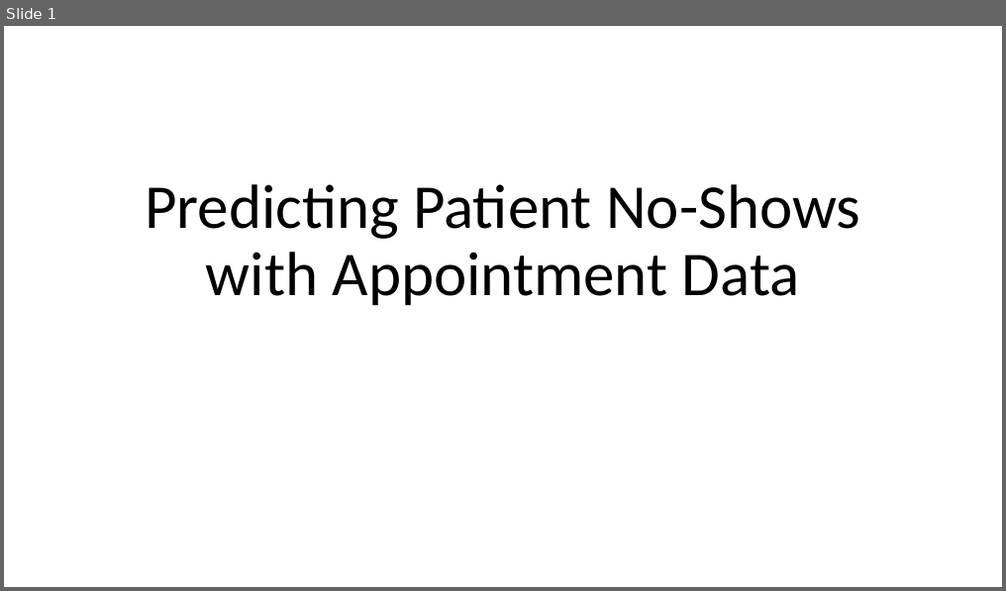
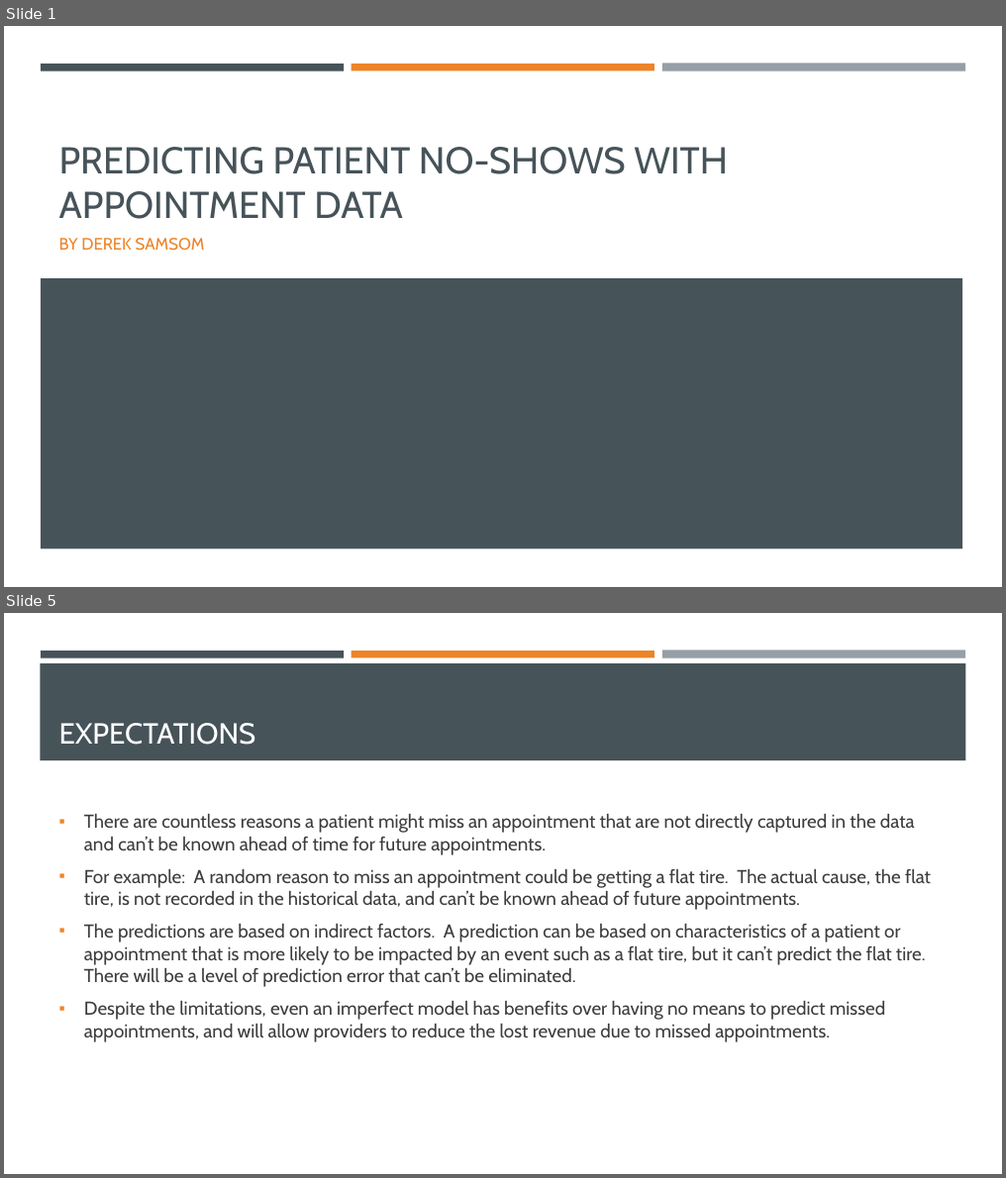
Before and after one commit to DerekSamsom/Capstone, a slide deck: Appointments_Presentation.pptx. Shown one above the other, each under a label of ours: slide 1 before the commit, slides 1 and 5 after it; the slides between them are not shown. The pictures are 1006x591 and 1006x1178 pixels, drawn with LibreOffice and Linux fonts; fonts in the diff are those of the drawing. Boxes give left, top, right and bottom in pixels: in the first picture for what was removed or moved away, otherwise in the second. Text is boxed around its words. In the diff, an @@ line names an element or a change of style, - is before the commit and + after.

Commit message:
Adding Final Draft of Appointment Capstone report and slide deck

```diff
--- a/Appointments_Presentation.pptx
+++ b/Appointments_Presentation.pptx
@@ slide 5 added at bbox=[4, 613, 1002, 1174], background #FFFFFF; not listed: 3 template elements that a slide beside it also shows @@
@@ rectangle added at bbox=[40, 663, 966, 761], fill #465359 @@
@@ title added at bbox=[59, 723, 256, 745], 28 pt, text #FFFFFF @@
+EXPECTATIONS
@@ text added at bbox=[84, 814, 931, 1043], 18 pt, text #3D3D3D @@
+▪ There are countless reasons a patient might miss an appointment that are not directly captured in the data and can’t be known ahead of time for future appointments.
+▪ For example: A random reason to miss an appointment could be getting a flat tire. The actual cause, the flat tire, is not recorded in the historical data, and can’t be known ahead of future appointments.
+▪ The predictions are based on indirect factors. A prediction can be based on characteristics of a patient or appointment that is more likely to be impacted by an event such as a flat tire, but it can’t predict the flat tire. There will be a level of prediction error that can’t be eliminated.
+▪ Despite the limitations, even an imperfect model has benefits over having no means to predict missed appointments, and will allow providers to reduce the lost revenue due to missed appointments.
@@ slide 1 changed as well @@
@@ rectangle added at bbox=[41, 64, 344, 71], fill #465359 @@
@@ rectangle added at bbox=[351, 64, 654, 71], fill #ED8428 @@
@@ rectangle added at bbox=[662, 64, 965, 72], fill #969FA7 @@
@@ title at bbox=[59, 147, 728, 219]: text changed; size 60 to 36 pt; font Calibri to Cabin; text colour #000000 to #465359 @@
-Predicting Patient No-Shows with Appointment Data
+PREDICTING PATIENT NO-SHOWS WITH APPOINTMENT DATA
@@ subtitle added at bbox=[59, 238, 205, 251], 16 pt, text #ED8428 @@
+BY DEREK SAMSOM
@@ rectangle added at bbox=[41, 278, 963, 549], fill #465359 @@
```
Also in this commit, not shown: 4 other slides changed, 5 other slides added, 6 slides removed, 2 other files.
